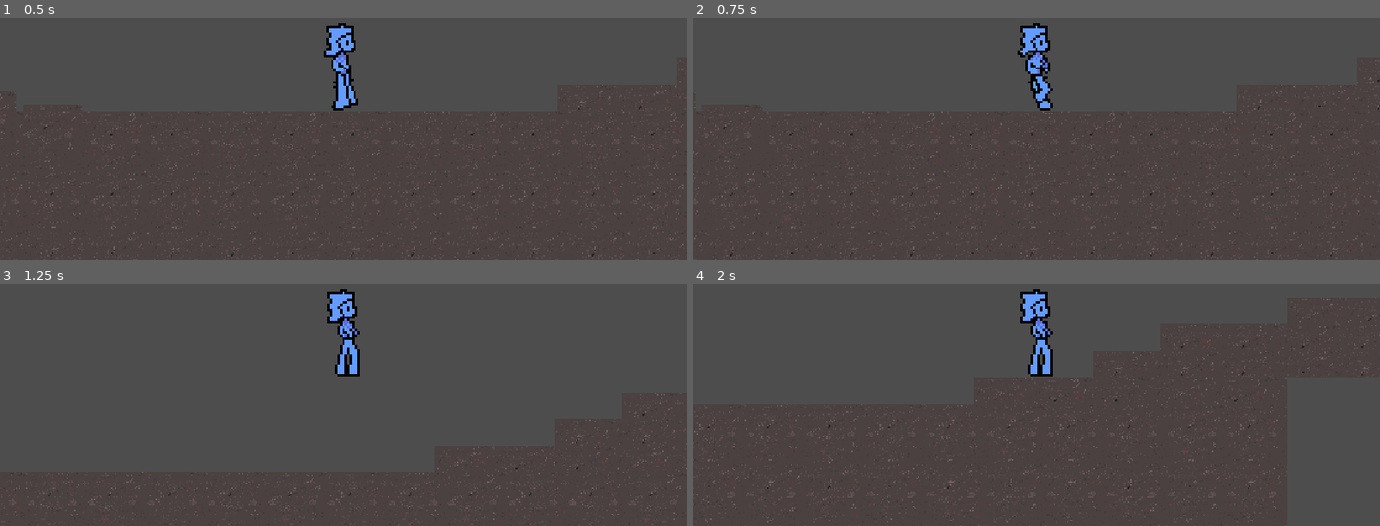
Above: before the commit, frames 1-4 (two rows, left to right).
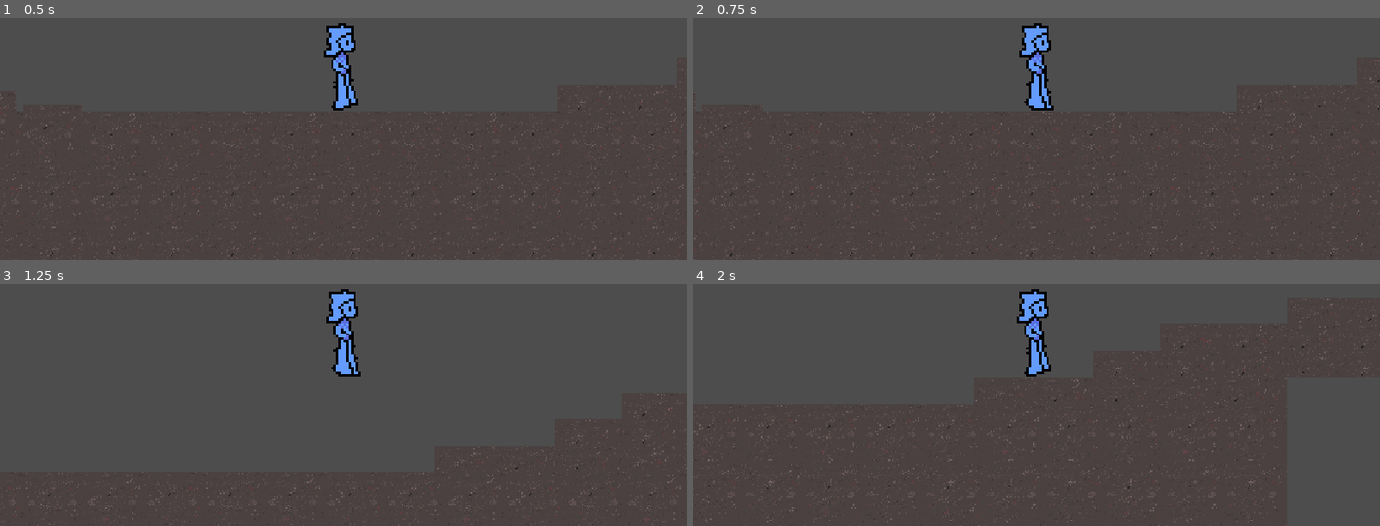
Above: after the commit, the same moments.

Repository: OneWingedDog/Prism2D
Game: Godot game, scene res://Scenes/tuff_test_map.tscn
The game is run twice, just before and just after one commit, with the same random seed, the same clock (stepped at 60 frames per second) and the same inputs.
Inputs:
- Up to frame 1 (0.5 s): no input
- Up to frame 2 (0.75 s): tap Enter (ui_accept) at 0.5 s; hold D (Right) from 0.53 s (still down)
- Up to frame 3 (1.25 s): keep holding D (Right); tap Space (Jump) at 0.77 s
- Up to frame 4 (2 s): keep holding D (Right); tap Space (Jump) at 1.52 s

Frame 1 is identical in both runs. In frame 2, 0.6% of the frame differs, in the area x 47-53%, y 2-39%; in frame 3, 0.6%; in frame 4, 0.7%.

Commit message:
added wallrunning sprite
its better then the walking i guess
I also replaced the walking the idle since the walking just looked really bad

Diff:
--- a/prism-2d/Scenes/tuff_player.tscn
+++ b/prism-2d/Scenes/tuff_player.tscn
@@ -1,40 +1,20 @@
 [gd_scene format=3 uid="uid://1n40uo005tr6"]
 
 [ext_resource type="Script" uid="uid://bfraso4yqpgr6" path="res://Scenes/character_body_2d.gd" id="1_vmvto"]
-[ext_resource type="Texture2D" uid="uid://begub8v0q7r3y" path="res://Assets/Sprites/TEST WALK BLUE.png" id="2_jx573"]
 [ext_resource type="Texture2D" uid="uid://361tpd5cwg7o" path="res://Assets/Sprites/BlueC Idle-Sheet.png" id="2_vmvto"]
-
-[sub_resource type="AtlasTexture" id="AtlasTexture_67frc"]
-atlas = ExtResource("2_jx573")
-region = Rect2(0, 0, 17, 36)
-
-[sub_resource type="AtlasTexture" id="AtlasTexture_20ycf"]
-atlas = ExtResource("2_jx573")
-region = Rect2(17, 0, 17, 36)
-
-[sub_resource type="AtlasTexture" id="AtlasTexture_whtbs"]
-atlas = ExtResource("2_jx573")
-region = Rect2(34, 0, 17, 36)
-
-[sub_resource type="AtlasTexture" id="AtlasTexture_ljs5u"]
-atlas = ExtResource("2_jx573")
-region = Rect2(51, 0, 17, 36)
-
-[sub_resource type="AtlasTexture" id="AtlasTexture_qq4x6"]
-atlas = ExtResource("2_jx573")
-region = Rect2(68, 0, 17, 36)
+[ext_resource type="Texture2D" uid="uid://cr5dblxm2iu5v" path="res://Assets/Sprites/BlueC WallCling.png" id="3_jx573"]
 
 [sub_resource type="AtlasTexture" id="AtlasTexture_jx573"]
 atlas = ExtResource("2_vmvto")
 region = Rect2(0, 0, 16, 36)
 
+[sub_resource type="AtlasTexture" id="AtlasTexture_s41q2"]
+atlas = ExtResource("2_vmvto")
+region = Rect2(32, 0, 16, 36)
+
 [sub_resource type="AtlasTexture" id="AtlasTexture_myyqw"]
 atlas = ExtResource("2_vmvto")
 region = Rect2(16, 0, 16, 36)
-
-[sub_resource type="AtlasTexture" id="AtlasTexture_s41q2"]
-atlas = ExtResource("2_vmvto")
-region = Rect2(32, 0, 16, 36)
 
 [sub_resource type="AtlasTexture" id="AtlasTexture_lu8op"]
 atlas = ExtResource("2_vmvto")
@@ -43,24 +23,29 @@
 [sub_resource type="SpriteFrames" id="SpriteFrames_0eb53"]
 animations = [{
 "frames": [{
-"duration": 1.8,
-"texture": SubResource("AtlasTexture_67frc")
+"duration": 2.5,
+"texture": SubResource("AtlasTexture_jx573")
 }, {
-"duration": 1.8,
-"texture": SubResource("AtlasTexture_20ycf")
+"duration": 2.5,
+"texture": SubResource("AtlasTexture_s41q2")
 }, {
-"duration": 1.8,
-"texture": SubResource("AtlasTexture_whtbs")
+"duration": 2.5,
+"texture": SubResource("AtlasTexture_jx573")
 }, {
-"duration": 1.8,
-"texture": SubResource("AtlasTexture_ljs5u")
-}, {
-"duration": 1.8,
-"texture": SubResource("AtlasTexture_qq4x6")
+"duration": 2.5,
+"texture": SubResource("AtlasTexture_s41q2")
 }],
 "loop": 1,
 "name": &"Walk_Run",
 "speed": 10.0
+}, {
+"frames": [{
+"duration": 1.0,
+"texture": ExtResource("3_jx573")
+}],
+"loop": 1,
+"name": &"Wall Cling",
+"speed": 5.0
 }, {
 "frames": [{
 "duration": 2.5,
@@ -92,9 +77,8 @@
 [node name="AnimatedSprite2D" type="AnimatedSprite2D" parent="CharacterBody2D" unique_id=1564634359]
 scale = Vector2(10.544655, 10.544655)
 sprite_frames = SubResource("SpriteFrames_0eb53")
-animation = &"Walk_Run"
+animation = &"Wall Cling"
 autoplay = "default"
-frame_progress = 0.297743
 
 [node name="CollisionShape2D" type="CollisionShape2D" parent="CharacterBody2D" unique_id=961077790]
 position = Vector2(0.7499008, -0.85736084)
Binary file added: prism-2d/Assets/Sprites/BlueC WallCling.png
Not shown, added: prism-2d/Assets/Sprites/BlueC WallCling.png.import
